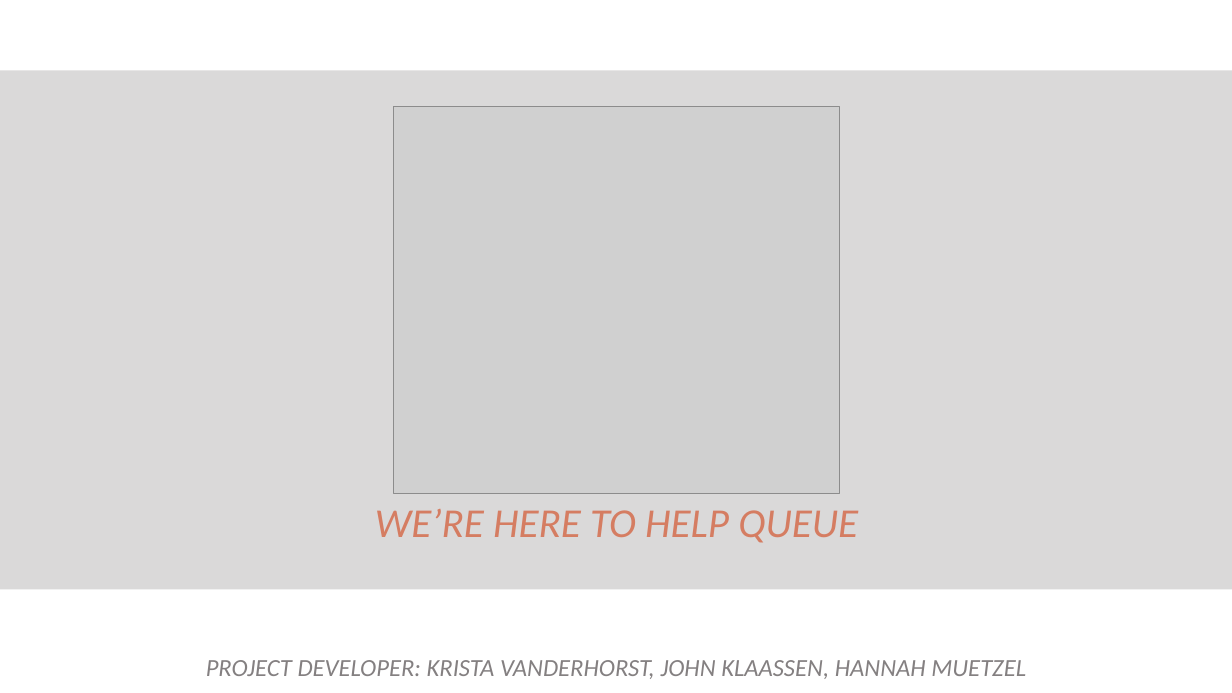
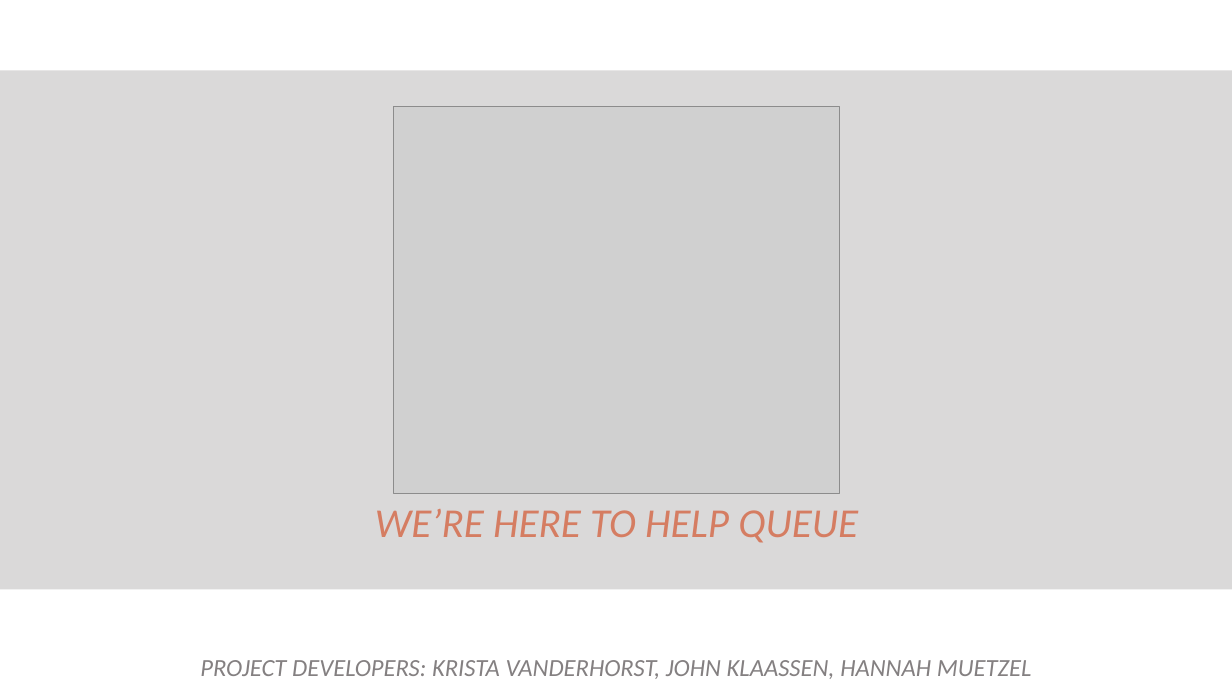
Before and after one commit to kristaboone/helpqueue, a slide deck: slide 1 of doc/hq-about.pptx. Drawn at 1232x693 pixels with LibreOffice and Linux fonts; fonts in the diff are those of the drawing; grey boxes stand for pictures; background and template pictures are left out. Boxes give left, top, right and bottom in pixels: in the first picture for what was removed or moved away, otherwise in the second. Text is boxed around its words. In the diff, an @@ line names an element or a change of style, - is before the commit and + after.

Commit message:
Update hq-about
Replaced "developer" with "developers"

```diff
--- a/doc/hq-about.pptx
+++ b/doc/hq-about.pptx
@@ text at [200, 660, 1032, 679]: text changed @@
-project developer: krista vanderhorst, john klaassen, hannah muetzel
+project developers: krista vanderhorst, john klaassen, hannah muetzel
```
